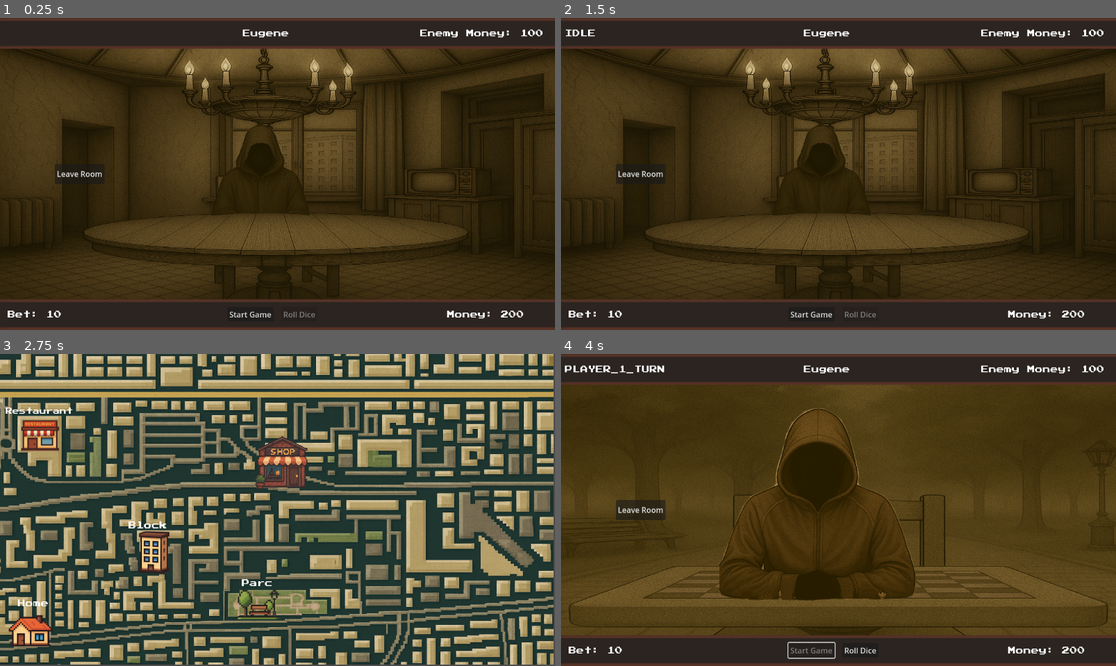
Above: before the commit, frames 1-4 (two rows, left to right).
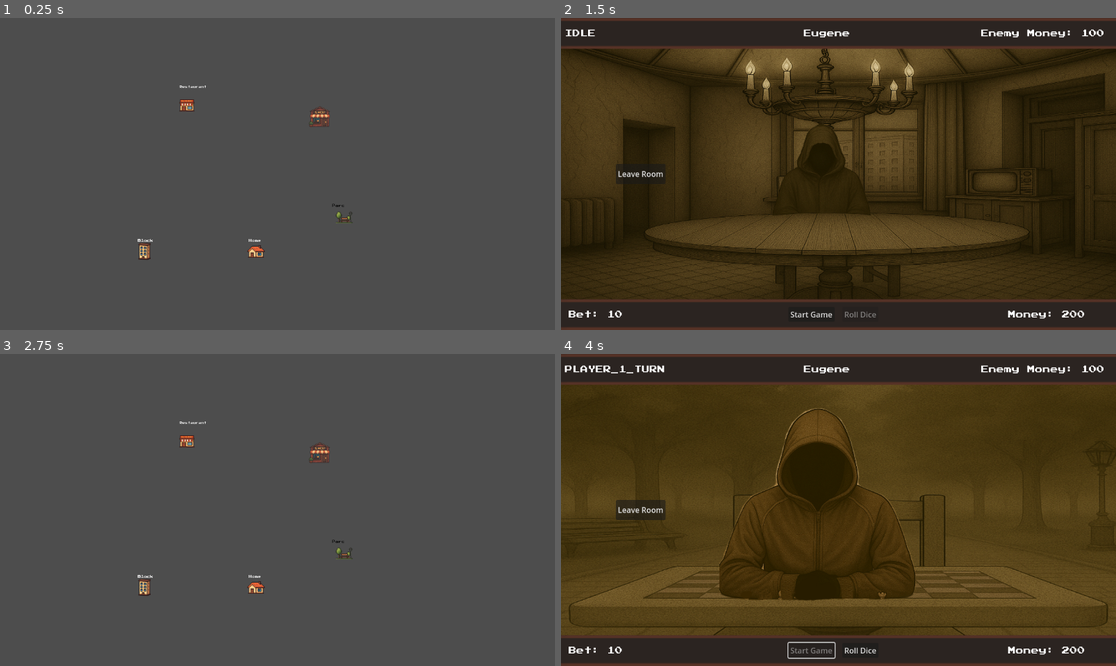
Above: after the commit, the same moments.

Repository: dan-adrian-robert/godot-single-player-game
Game: Godot game, scene res://scenes/gameMap/GameMap.tscn
The game is run twice, just before and just after one commit, with the same random seed, the same clock (stepped at 60 frames per second) and the same inputs. Before the commit the project starts from res://scenes/gameScene/GameScene.tscn.
Inputs (mouse positions are in pixels of both pictures, inside the frame that each line leads up to; where the layout moved, square brackets give the same spot in the first picture):
- Up to frame 1 (0.25 s): no input
- Up to frame 2 (1.5 s): click (638, 174) at 0.5 s, where only the run before the commit has a clickable "Leave Room"; click (705, 252) [716, 217] at 1.25 s
- Up to frame 3 (2.75 s): click "Leave Room" at 2 s
- Up to frame 4 (4 s): click (905, 553) [821, 600] at 2.75 s; click "Start Game" at 3.5 s

The runs differ from the first frame. In frame 1, 100% of the frame differs, in the area x 0-100%, y 0-100%; in frame 2, nothing differs; in frame 3, 95%; in frame 4, nothing differs.

Commit message:
V1.0 of a simple dice game.Contains basic game loop.

Diff:
--- a/barbut-single-player/entities/GameConfig.gd
+++ b/barbut-single-player/entities/GameConfig.gd
@@ -98,6 +98,29 @@
 	state = Globals.GameState['PLAYER_1_TURN']
 	active_player_id = table_slots['PLAYER_1']
 
+func end_game():
+	state = Globals.GameState["IDLE"]
+	game_mode = Globals.GameMode["DEFAULT"];
+	active_player_id = '';
+
+	current_roll = {
+		"dice1": -1,
+		"dice2": -1
+	}
+	rounds = [];
+	winner = ""
+	current_rount = {
+		"PLAYER_1": {
+			"dice1": '',
+			"dice2": ''
+		},
+		"PLAYER_2": {
+			"dice1": '',
+			"dice2": ''
+		}
+	}
+	return;
+
 func rollDicePlayer() -> void:
 	var dice1 = randi() % 6 + 1
 	var dice2 = randi() % 6 + 1
@@ -127,14 +150,20 @@
 		var player1Score = current_rount["PLAYER_1"].dice1 + current_rount["PLAYER_1"].dice2
 		var player2Score = current_rount["PLAYER_2"].dice1 + current_rount["PLAYER_2"].dice2
 
+		var player1Id = table_slots["PLAYER_1"];
+		var player2Id = table_slots["PLAYER_2"];
+
 		if(player1Score > player2Score):
 			winner = "PLAYER_1"
 			print("emit signal win p1")
-			PlayerSlice.emit_signal('change_ballance_input_signal', {"PLAYER_1": 10, "PLAYER_2": -10})
+
+			PlayerSlice.emit_signal('change_ballance_input_signal', {"id": player1Id, "amount": 10})
+			PlayerSlice.emit_signal('change_ballance_input_signal', {"id": player2Id, "amount": -10})
 		else: if(player2Score > player1Score):
 			winner = "PLAYER_2"
 			print("emit signal win p2")
-			PlayerSlice.emit_signal('change_ballance_input_signal', {"PLAYER_1": -10, "PLAYER_2": 10})
+			PlayerSlice.emit_signal('change_ballance_input_signal', {"id": player1Id, "amount": -10})
+			PlayerSlice.emit_signal('change_ballance_input_signal', {"id": player2Id, "amount": 10})
 		else:
 			print("emit signal tie")
 			winner = null
--- a/barbut-single-player/project.godot
+++ b/barbut-single-player/project.godot
@@ -11,7 +11,7 @@
 [application]
 
 config/name="barbut-single-player"
-run/main_scene="uid://dflivhdntu4is"
+run/main_scene="uid://br3vek0yvpimu"
 config/features=PackedStringArray("4.4", "Forward Plus")
 config/icon="res://icon.svg"
 
@@ -20,3 +20,26 @@
 PlayerSlice="*res://scripts/slices/PlayerSlice.gd"
 GameSlice="*res://scripts/slices/GameSlice.gd"
 Globals="*res://scripts/slices/Globals.gd"
+
+[input]
+
+move_up={
+"deadzone": 0.2,
+"events": [Object(InputEventKey,"resource_local_to_scene":false,"resource_name":"","device":-1,"window_id":0,"alt_pressed":false,"shift_pressed":false,"ctrl_pressed":false,"meta_pressed":false,"pressed":false,"keycode":0,"physical_keycode":87,"key_label":0,"unicode":119,"location":0,"echo":false,"script":null)
+]
+}
+move_down={
+"deadzone": 0.2,
+"events": [Object(InputEventKey,"resource_local_to_scene":false,"resource_name":"","device":-1,"window_id":0,"alt_pressed":false,"shift_pressed":false,"ctrl_pressed":false,"meta_pressed":false,"pressed":false,"keycode":0,"physical_keycode":83,"key_label":0,"unicode":115,"location":0,"echo":false,"script":null)
+]
+}
+move_left={
+"deadzone": 0.2,
+"events": [Object(InputEventKey,"resource_local_to_scene":false,"resource_name":"","device":-1,"window_id":0,"alt_pressed":false,"shift_pressed":false,"ctrl_pressed":false,"meta_pressed":false,"pressed":false,"keycode":0,"physical_keycode":65,"key_label":0,"unicode":97,"location":0,"echo":false,"script":null)
+]
+}
+move_right={
+"deadzone": 0.2,
+"events": [Object(InputEventKey,"resource_local_to_scene":false,"resource_name":"","device":-1,"window_id":0,"alt_pressed":false,"shift_pressed":false,"ctrl_pressed":false,"meta_pressed":false,"pressed":false,"keycode":0,"physical_keycode":68,"key_label":0,"unicode":100,"location":0,"echo":false,"script":null)
+]
+}
--- a/barbut-single-player/scenes/gameMap/GameMap.tscn
+++ b/barbut-single-player/scenes/gameMap/GameMap.tscn
@@ -1,13 +1,14 @@
-[gd_scene load_steps=13 format=3 uid="uid://br3vek0yvpimu"]
+[gd_scene load_steps=14 format=3 uid="uid://br3vek0yvpimu"]
 
-[ext_resource type="Texture2D" uid="uid://boo0onm6vca3j" path="res://assets/gui/map.png" id="1_mynwb"]
 [ext_resource type="Texture2D" uid="uid://dq1umwuq7whvq" path="res://assets/buildings/home.png" id="2_5ya7l"]
 [ext_resource type="FontFile" uid="uid://bin23umv2teyt" path="res://fonts/PressStart2P.ttf" id="3_4gu8n"]
 [ext_resource type="Texture2D" uid="uid://4r1d7ubs0exj" path="res://assets/buildings/parc.png" id="3_7mjt0"]
 [ext_resource type="Texture2D" uid="uid://bey0gvp6btyiw" path="res://assets/buildings/block.png" id="4_4gu8n"]
 [ext_resource type="Script" uid="uid://b3hsvale3jd67" path="res://scenes/gameMap/GameMap.gd" id="5_4gu8n"]
 [ext_resource type="Texture2D" uid="uid://7qppk0rokyuv" path="res://assets/buildings/restaurant.png" id="5_iiyg5"]
+[ext_resource type="Texture2D" uid="uid://bsr815bqkfrkh" path="res://assets/gui/hood_map.png" id="8_2h160"]
 [ext_resource type="Texture2D" uid="uid://rp0l1a8tn22x" path="res://assets/buildings/shop.png" id="8_iiyg5"]
+[ext_resource type="Script" uid="uid://c4e7yo1yxjns" path="res://scenes/gameMap/Camera.gd" id="9_2h160"]
 
 [sub_resource type="LabelSettings" id="LabelSettings_iiyg5"]
 font = ExtResource("3_4gu8n")
@@ -21,86 +22,115 @@
 
 [sub_resource type="LabelSettings" id="LabelSettings_2h160"]
 font = ExtResource("3_4gu8n")
+font_color = Color(0.01, 0.01, 0.01, 1)
 
 [node name="GameMap" type="Node2D"]
+position = Vector2(18, 24)
 script = ExtResource("5_4gu8n")
 
-[node name="Map" type="Sprite2D" parent="."]
-position = Vector2(574.5, 322.5)
-scale = Vector2(0.748047, 0.629883)
-texture = ExtResource("1_mynwb")
+[node name="HoodMap" type="Sprite2D" parent="."]
+position = Vector2(2060, 2054)
+scale = Vector2(4, 4)
+texture = ExtResource("8_2h160")
 
 [node name="HomeLocation" type="Node" parent="."]
 
 [node name="HomeLabel" type="Label" parent="HomeLocation"]
-offset_left = 37.0
-offset_top = 510.0
-offset_right = 101.0
-offset_bottom = 533.0
+anchors_preset = -1
+anchor_top = 0.0108025
+anchor_bottom = 0.0108025
+offset_left = 1837.0
+offset_top = 1908.0
+offset_right = 1901.0
+offset_bottom = 1931.0
 text = "Home"
 label_settings = SubResource("LabelSettings_iiyg5")
+metadata/_edit_use_anchors_ = true
 
 [node name="HomeSpriteButton" type="TextureButton" parent="HomeLocation"]
-offset_top = 510.0
-offset_right = 128.0
-offset_bottom = 638.0
+offset_left = 1811.0
+offset_top = 1915.0
+offset_right = 1939.0
+offset_bottom = 2043.0
 texture_normal = ExtResource("2_5ya7l")
+metadata/_edit_use_anchors_ = true
 
 [node name="BlockLocation" type="Node" parent="."]
 
 [node name="BlockLabel" type="Label" parent="BlockLocation"]
-offset_left = 267.0
-offset_top = 348.0
-offset_right = 347.0
-offset_bottom = 371.0
+anchors_preset = -1
+anchor_top = 0.0108025
+anchor_bottom = 0.0108025
+offset_left = 1261.0
+offset_top = 1908.0
+offset_right = 1341.0
+offset_bottom = 1931.0
 text = "Block"
 label_settings = SubResource("LabelSettings_7mjt0")
+metadata/_edit_use_anchors_ = true
 
 [node name="BlockSpriteButton" type="TextureButton" parent="BlockLocation"]
-offset_left = 256.0
-offset_top = 348.0
-offset_right = 384.0
-offset_bottom = 476.0
+offset_left = 1232.0
+offset_top = 1915.0
+offset_right = 1360.0
+offset_bottom = 2043.0
 texture_normal = ExtResource("4_4gu8n")
+metadata/_edit_use_anchors_ = true
 
 [node name="RestaurantLocation" type="Node" parent="."]
 
 [node name="Restaurant" type="Sprite2D" parent="RestaurantLocation"]
-position = Vector2(83.25, 167.25)
+position = Vector2(1516, 1219)
 scale = Vector2(0.996094, 0.871094)
 texture = ExtResource("5_iiyg5")
 
 [node name="RestaurantLabel" type="Label" parent="RestaurantLocation"]
-offset_left = 12.0
-offset_top = 112.0
-offset_right = 172.0
-offset_bottom = 132.0
+offset_left = 1478.0
+offset_top = 1118.0
+offset_right = 1638.0
+offset_bottom = 1138.0
 text = "Restaurant"
 label_settings = SubResource("LabelSettings_4gu8n")
+metadata/_edit_use_anchors_ = true
 
 [node name="ParcLocation" type="Node" parent="."]
 
 [node name="ParcLabel" type="Label" parent="ParcLocation"]
-offset_left = 502.0
-offset_top = 468.0
-offset_right = 566.0
-offset_bottom = 503.0
+anchors_preset = -1
+anchor_right = 0.0850694
+anchor_bottom = 0.00308642
+offset_left = 2270.0
+offset_top = 1733.0
+offset_right = 2334.0
+offset_bottom = 1768.0
 text = "Parc
 "
 label_settings = SubResource("LabelSettings_2h160")
+metadata/_edit_use_anchors_ = true
 
 [node name="ParcSpriteButton" type="TextureButton" parent="ParcLocation"]
-offset_left = 474.0
-offset_top = 451.0
-offset_right = 602.0
-offset_bottom = 579.0
+offset_left = 2270.0
+offset_top = 1733.0
+offset_right = 2398.0
+offset_bottom = 1861.0
 texture_normal = ExtResource("3_7mjt0")
+metadata/_edit_use_anchors_ = true
 
 [node name="ShopLocation" type="Node" parent="."]
 
 [node name="ShopSpriteButton" type="TextureButton" parent="ShopLocation"]
-offset_left = 522.0
-offset_top = 165.0
-offset_right = 650.0
-offset_bottom = 293.0
+offset_left = 2142.0
+offset_top = 1219.0
+offset_right = 2270.0
+offset_bottom = 1347.0
 texture_normal = ExtResource("8_iiyg5")
+metadata/_edit_use_anchors_ = true
+
+[node name="Camera2D" type="Camera2D" parent="."]
+position = Vector2(1968, 1553)
+zoom = Vector2(0.4, 0.4)
+limit_left = 0
+limit_top = 0
+limit_right = 4015
+limit_bottom = 4015
+script = ExtResource("9_2h160")
--- a/barbut-single-player/scenes/gameScene/GameScene.gd
+++ b/barbut-single-player/scenes/gameScene/GameScene.gd
@@ -90,6 +90,7 @@
 	GameSlice.emit_signal('start_new_round_input_signal')
 
 func _on_leave_game_room():
+	GameSlice.emit_signal('end_game_input_signal')
 	get_tree().change_scene_to_file("res://scenes/gameMap/GameMap.tscn")
 
 func _on_roll_dice():
--- a/barbut-single-player/scripts/slices/GameSlice.gd
+++ b/barbut-single-player/scripts/slices/GameSlice.gd
@@ -10,6 +10,7 @@
 signal player_roll_input_signal
 signal enemy_roll_input_signal
 signal start_new_round_input_signal
+signal end_game_input_signal
 
 #global variable
 var game_config: GameConfig = GameConfig.new(
@@ -22,7 +23,6 @@
 	"enemy": "res://assets/persons/player.png"
 }
 
-
 func set_current_game_scene_config(config):
 	current_game_scene_config = config;
 	return;
@@ -32,10 +32,15 @@
 	player_roll_input_signal.connect(_on_player_roll_input_signal)
 	enemy_roll_input_signal.connect(_on_enemy_roll_input_signal)
 	start_new_round_input_signal.connect(_on_start_new_round_input_signal)
+	end_game_input_signal.connect(_on_end_game_input_signal)
 
 	enemy_rolled_output_signal.connect(_on_enemy_rolled_output_signal)
 
 #Input handlers
+func _on_end_game_input_signal():
+	game_config.end_game();
+	emit_signal("game_state_changed_output_signal")
+
 func _on_start_game_input_signal():
 	print('handle game start')
 	game_config.start_game();
--- a/barbut-single-player/scripts/slices/PlayerSlice.gd
+++ b/barbut-single-player/scripts/slices/PlayerSlice.gd
@@ -11,6 +11,11 @@
 	"money": 200,
 }
 
+var EntityMap := {
+	Enemy["id"]: Enemy,
+	Player["id"]: Player
+}
+
 signal change_ballance_input_signal
 
 signal enemy_state_changed_outout_signal
@@ -20,9 +25,9 @@
 
 	print('enemy state change')
 	return;
+
 func _on_change_ballance_input_signal(payload):
-	Player.money += payload["PLAYER_1"]
-	Enemy.money += payload["PLAYER_2"]
+	EntityMap[payload.id].money += payload.amount;
 	emit_signal("enemy_state_changed_outout_signal")
 
 func get_enemy_money():
